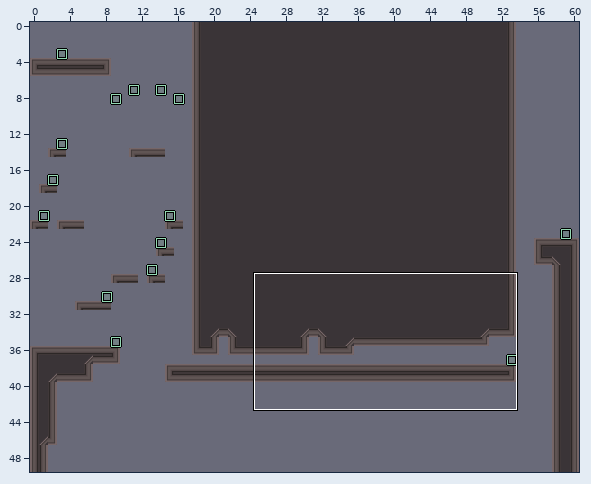
LDtk project, stored at Levels/World_3/Level_3-2.ldtk. Above: a wide view before the commit, with the close-up outlined.
Close-up. Before:
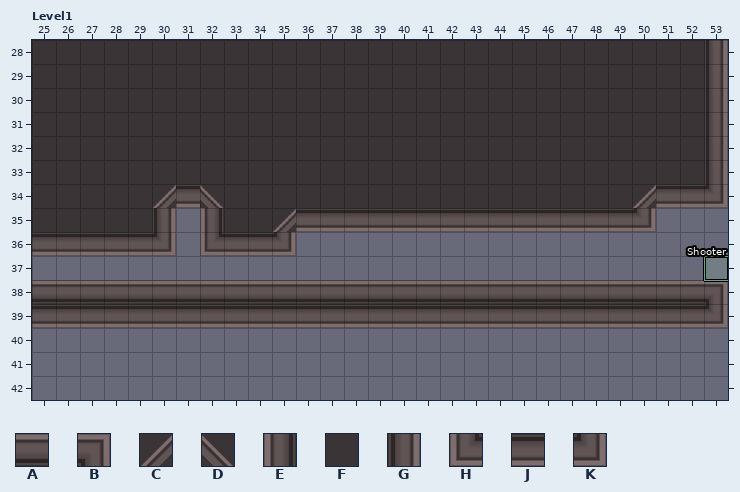
Cells are 32x32 px. Shown: Level1 x 25..53, y 28..42. The commit also changed other parts of the map, which this record leaves out.
Key: from "Tiles_sheet_world3": A 1, B 2, C 4, D 5, E 8, F 9, G 10, H 16, J 17, K 18.
_ is an empty cell.
Layer "Tiles" before, first column x 25:
28 FFFFFFFFFFFFFFFFFFFFFFFFFFFFG
29 FFFFFFFFFFFFFFFFFFFFFFFFFFFFG
30 FFFFFFFFFFFFFFFFFFFFFFFFFFFFG
31 FFFFFFFFFFFFFFFFFFFFFFFFFFFFG
32 FFFFFFFFFFFFFFFFFFFFFFFFFFFFG
33 FFFFFFFFFFFFFFFFFFFFFFFFFFFFG
34 FFFFFCJDFFFFFFFFFFFFFFFFFCJJK
35 FFFFFG_EFFCJJJJJJJJJJJJJJK___
36 JJJJJK_HJJK__________________
37 _____________________________
38 AAAAAAAAAAAAAAAAAAAAAAAAAAAAB
39 JJJJJJJJJJJJJJJJJJJJJJJJJJJJK
40 _____________________________
41 _____________________________
42 _____________________________
The same view after the edit:
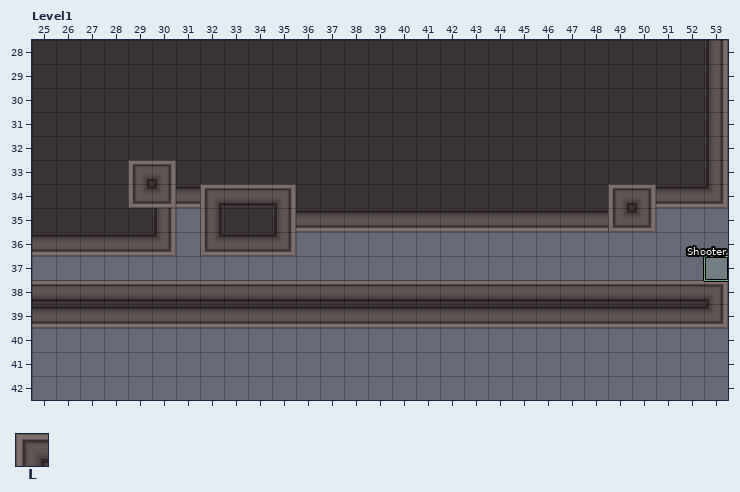
Further tiles: from "Tiles_sheet_world3": L 0.
Change:
Changed rows in their new state; . is an unchanged cell.
Layer "Tiles":
first column x 29:
33 LB....................
34 HK.LAAB.............LB
35 ......G.............H.
